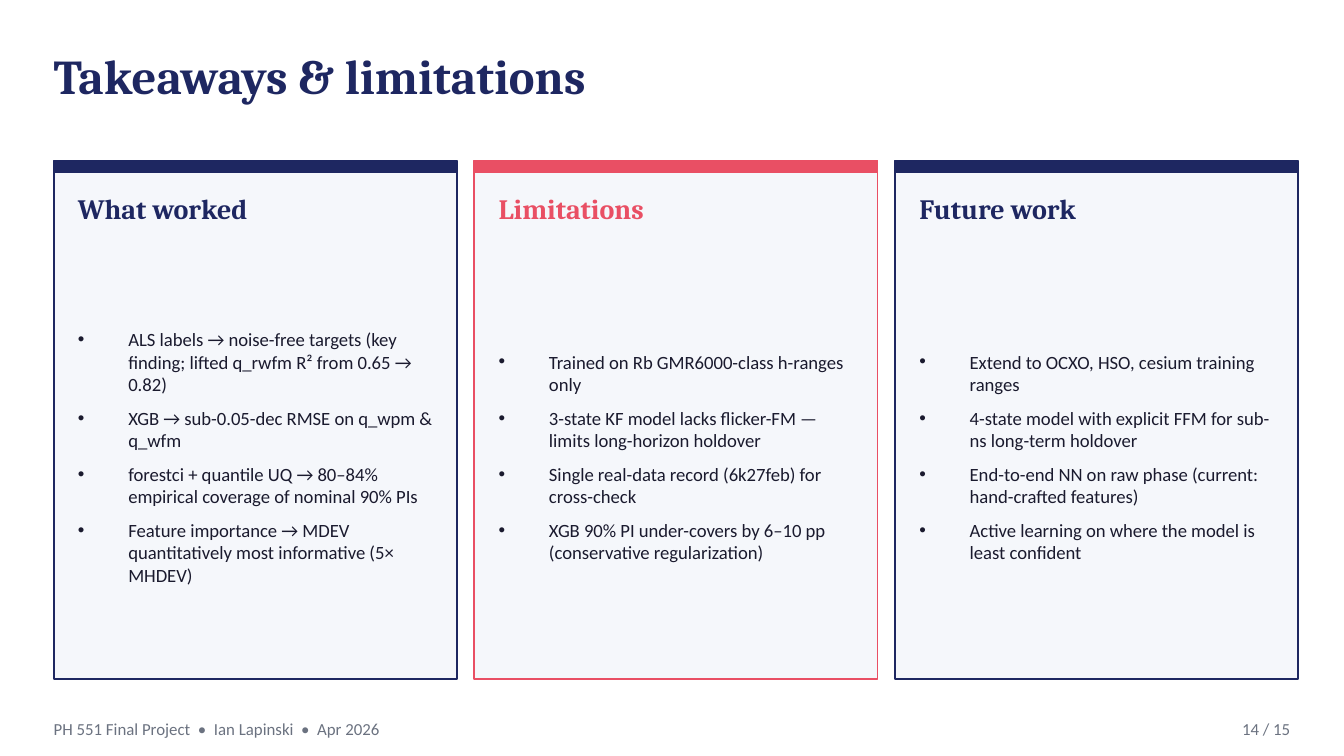
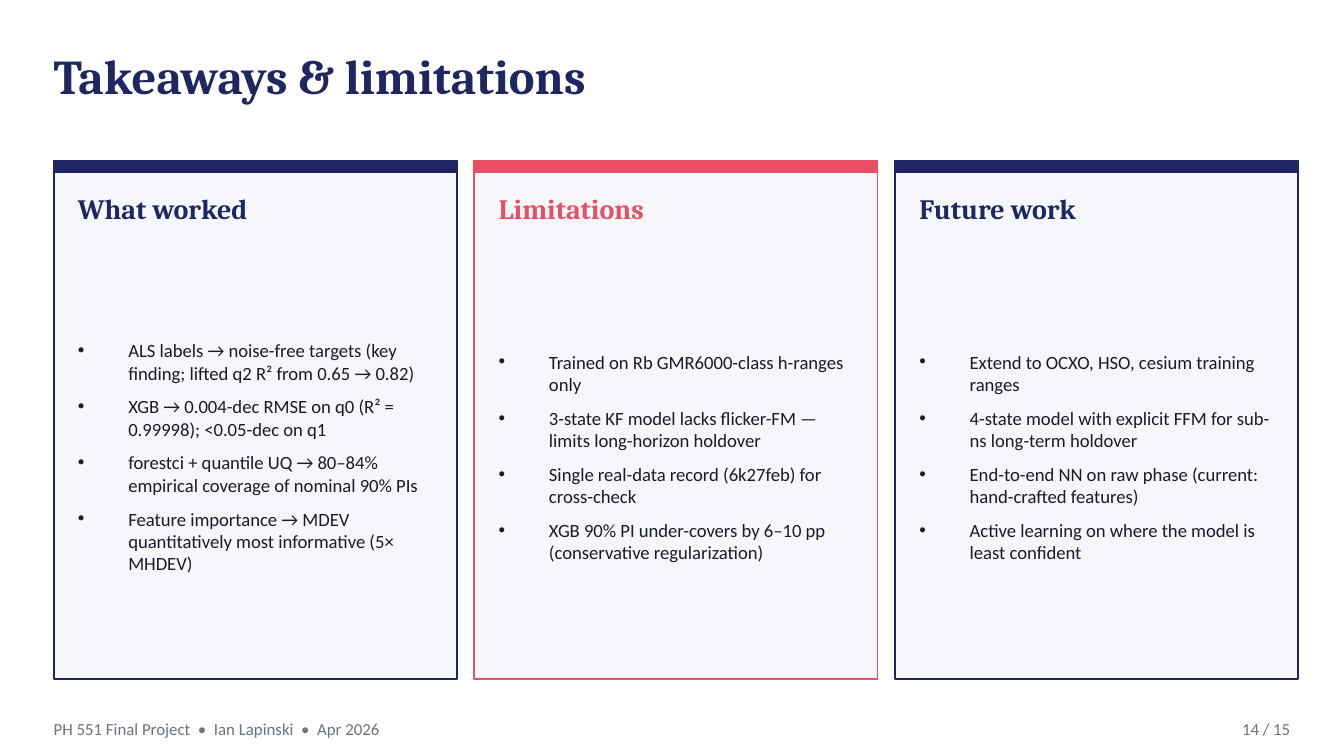
Before and after one commit to ianlap/SigmaTau, a slide deck: slide 14 of ml/presentation.pptx. Drawn at 1344x756 pixels with LibreOffice and Linux fonts; fonts in the diff are those of the drawing. Boxes give left, top, right and bottom in pixels: in the first picture for what was removed or moved away, otherwise in the second. Text is boxed around its words. In the diff, an @@ line names an element or a change of style, - is before the commit and + after.

```diff
--- a/ml/presentation.pptx
+++ b/ml/presentation.pptx
@@ text at [128, 343, 415, 439]: text changed @@
-• ALS labels → noise-free targets (key finding; lifted q_rwfm R² from 0.65 → 0.82)
-• XGB → sub-0.05-dec RMSE on q_wpm & q_wfm
+• ALS labels → noise-free targets (key finding; lifted q2 R² from 0.65 → 0.82)
+• XGB → 0.004-dec RMSE on q0 (R² = 0.99998); <0.05-dec on q1
```
Also in this commit, not shown: 6 other slides changed, 7 other files.
